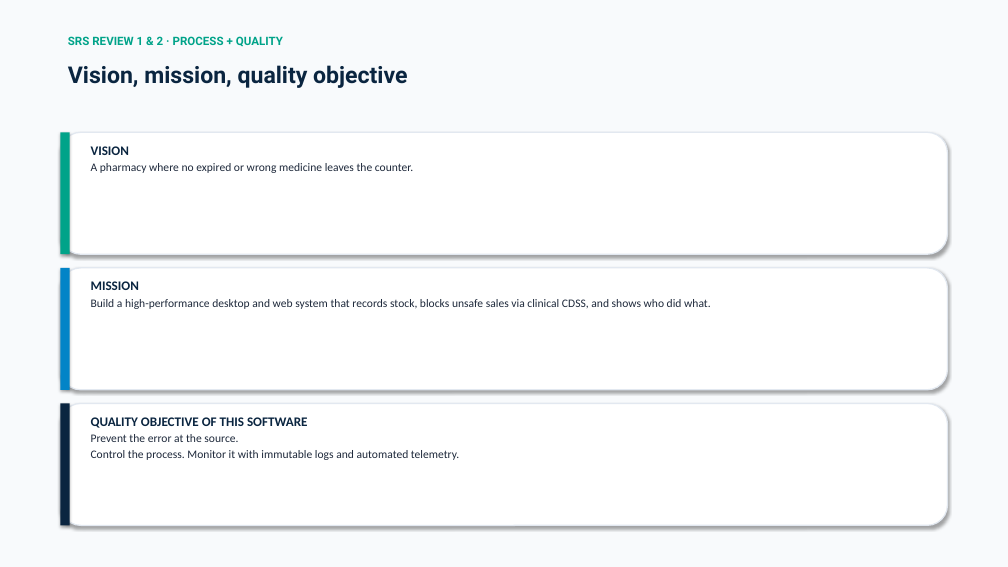
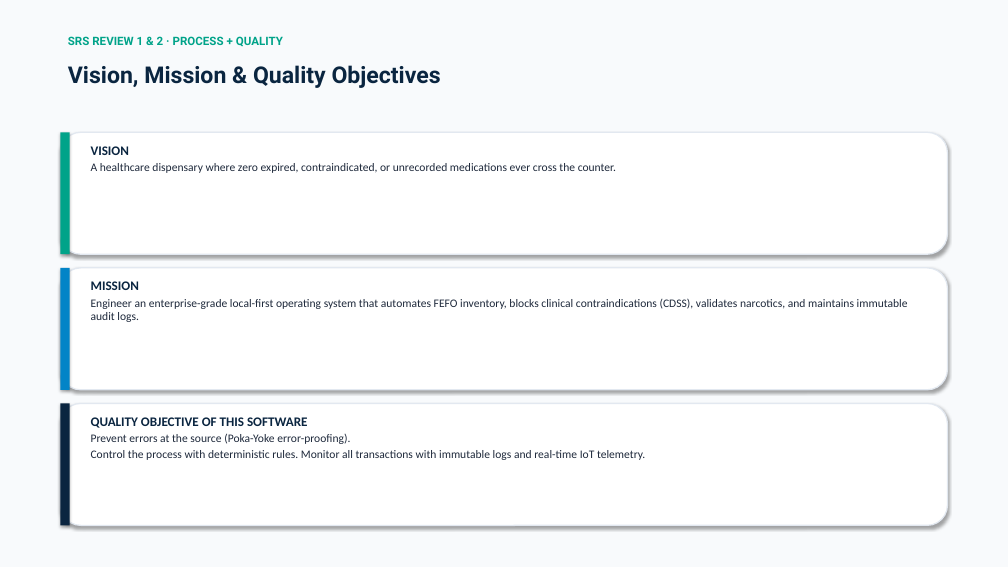
Before and after one commit to Piyush7251/Pharmacy_Management_System, a slide deck: slide 2 of AegisPharm_TQM_Presentation_Piyush_Bhatt.pptx. Drawn at 1008x567 pixels with LibreOffice and Linux fonts; fonts in the diff are those of the drawing. Boxes give left, top, right and bottom in pixels: in the first picture for what was removed or moved away, otherwise in the second. Text is boxed around its words. In the diff, an @@ line names an element or a change of style, - is before the commit and + after.

```diff
--- a/AegisPharm_TQM_Presentation_Piyush_Bhatt.pptx
+++ b/AegisPharm_TQM_Presentation_Piyush_Bhatt.pptx
@@ text at box(68, 65, 441, 88): text changed @@
-Vision, mission, quality objective
+Vision, Mission & Quality Objectives
@@ text at box(91, 163, 616, 173): text changed @@
-A pharmacy where no expired or wrong medicine leaves the counter.
+A healthcare dispensary where zero expired, contraindicated, or unrecorded medications ever cross the counter.
@@ text at box(91, 298, 908, 322): text changed @@
-Build a high-performance desktop and web system that records stock, blocks unsafe sales via clinical CDSS, and shows who did what.
+Engineer an enterprise-grade local-first operating system that automates FEFO inventory, blocks clinical contraindications (CDSS), validates narcotics, and maintains immutable audit logs.
@@ text at box(91, 433, 645, 460): text changed @@
-Prevent the error at the source.
-Control the process. Monitor it with immutable logs and automated telemetry.
+Prevent errors at the source (Poka-Yoke error-proofing).
+Control the process with deterministic rules. Monitor all transactions with immutable logs and real-time IoT telemetry.
```
Also in this commit, not shown: 10 other slides changed, 7 slides added, 68 slides removed, 2 other files.
